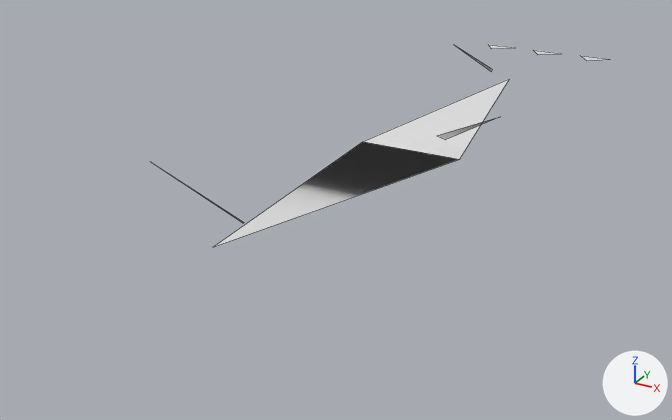
Before and after pictures for a commit that changed the OBJ model GameData/Meshes/Designs/voidborn/voidborn_interceptor_mk1_02.obj.
Before and after are seen from a 50 mm camera at (1.58, -3.56, 1.41) aimed at (-0.22, -0.28, -0.22). Arrows for +X, +Y and +Z are at lower right; the lights stay in place. The first picture is the older version. Mesh edges are drawn as thin lines. Where no turn or scale is listed for an object, it has been applied to the vertices. Vertices at exactly the same position are counted once.

Names of what the first picture shows: 'voidborn_interceptor_mk1_02'.
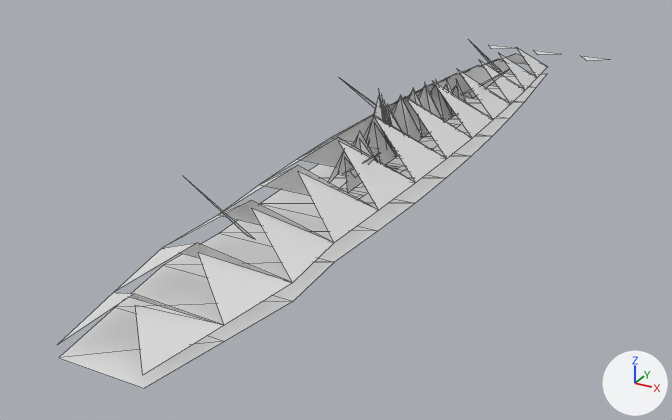
Edits to the bpy script that builds the scene:
```text
Change me_voidborn_interceptor_mk1_02:
    used by ob_voidborn_interceptor_mk1_02; location = (0.0, 0.0, 0.0)
    remove me_voidborn_interceptor_mk1_02.from_pydata(...)  # 22 vertices, 8 faces; spans x -0.5..0.39, y -1.47..2.02, z 0.0..0.24
    add me_voidborn_interceptor_mk1_02.from_pydata(...)  # 203 vertices, 153 faces; spans x -0.38..0.38, y -2.0..2.02, z 0.0..0.37
    me_voidborn_interceptor_mk1_02 part 1: the loose piece of 4 vertices spanning x -0.24..0.24, y -1.47..1.32, z 0.0..0.15 is rebuilt with 50 vertices and now spans x -0.27..0.27, y -2.0..1.53, z 0.04..0.27
    me_voidborn_interceptor_mk1_02 part 2: the loose piece of 3 vertices spanning x -0.5..-0.12, y -1.15..-1.07, z 0.04..0.24 is deleted
    me_voidborn_interceptor_mk1_02 part 3: the loose piece of 3 vertices spanning x -0.29..-0.07, y 1.2..1.28, z 0.04..0.18 is deleted
    me_voidborn_interceptor_mk1_02 part 4: the loose piece of 3 vertices spanning x 0.1..0.39, y 0.03..0.1, z 0.04..0.21 is deleted
    me_voidborn_interceptor_mk1_02 part 5
    120 vertices are added at x -0.32..0.27, y -2.0..1.53, z 0.0..0.37
    14 new vertices lie (0.1, 0.0, 0.0) away from vertices in x -0.05, y -0.68..0.57, z 0.0..0.11
    10 new vertices lie (0.16, 0.0, 0.0) away from vertices in x -0.08, y -0.31..0.19, z 0.0..0.09
    114 new faces join them
```

Where the change shows, as pixel boxes (x1, y1, x2, y2) in the pictures (672 x 420 px):
'voidborn_interceptor_mk1_02', reshaped (25% wider, 72% taller)
    before: (168, 45, 606, 247)
    after: (59, 40, 606, 388)
part 1 of me_voidborn_interceptor_mk1_02, rebuilt (66% wider, 94% taller)
    before: (214, 79, 509, 247)
    after: (59, 48, 548, 375)
part 2 of me_voidborn_interceptor_mk1_02, deleted
    before: (168, 173, 244, 223)
part 3 of me_voidborn_interceptor_mk1_02, deleted
    before: (456, 46, 492, 71)
part 4 of me_voidborn_interceptor_mk1_02, deleted
    before: (437, 117, 498, 140)
part 5 of me_voidborn_interceptor_mk1_02, added
    after: (59, 40, 547, 388)
